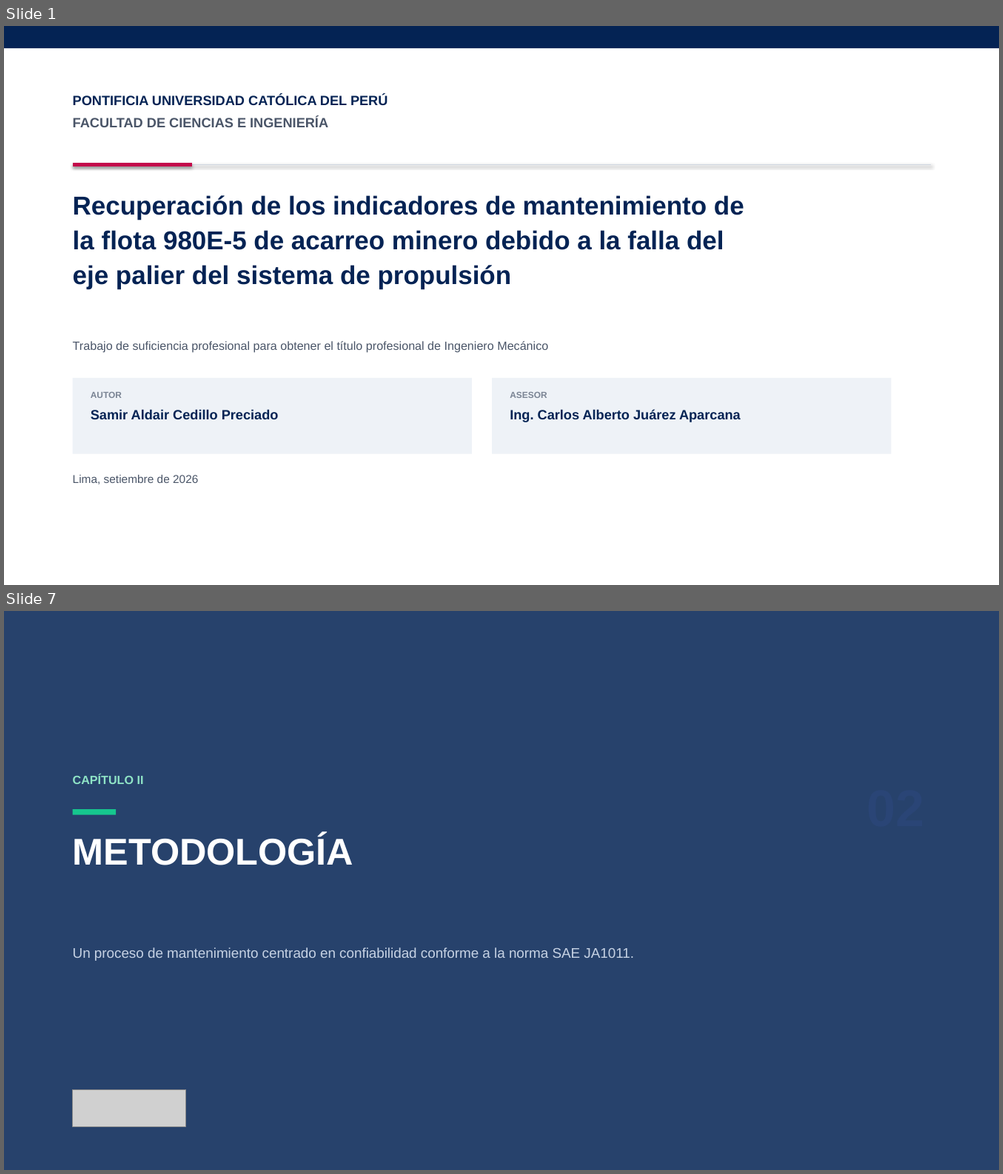
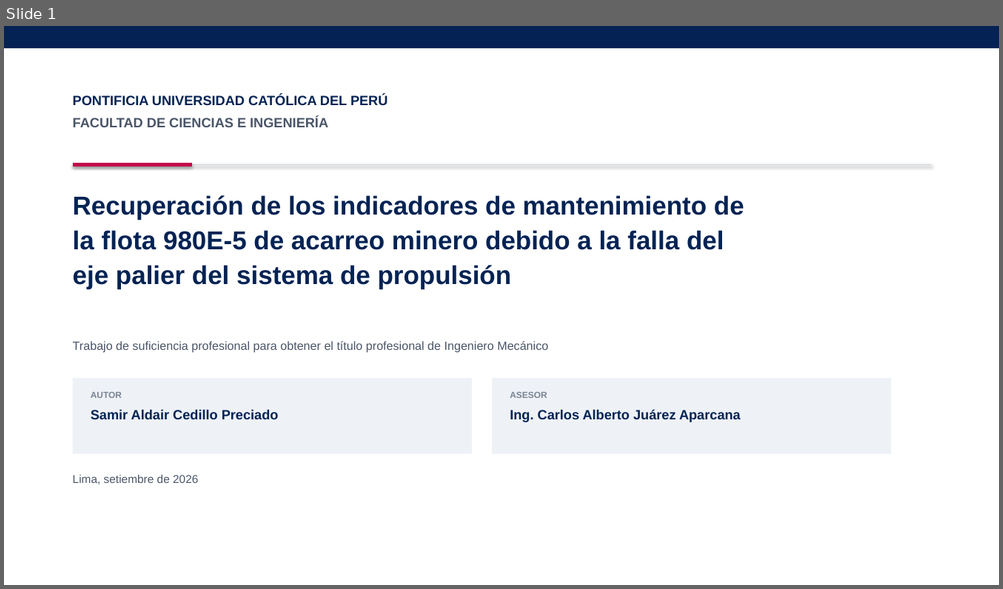
Before and after one commit to scedillo-wq/TSP, a slide deck: Sustentacion_TSP_Cedillo_PUCP.pptx. Shown one above the other, each under a label of ours: slides 1 and 7 before the commit, slide 1 after it; the slides between them are not shown. The pictures are 1003x1174 and 1003x589 pixels, drawn with LibreOffice and Linux fonts; fonts in the diff are those of the drawing; grey boxes stand for pictures; background and template pictures are left out. Boxes give left, top, right and bottom in pixels: in the first picture for what was removed or moved away, otherwise in the second. Text is boxed around its words. In the diff, an @@ line names an element or a change of style, - is before the commit and + after.

```diff
--- a/Sustentacion_TSP_Cedillo_PUCP.pptx
+++ b/Sustentacion_TSP_Cedillo_PUCP.pptx
@@ slide 7 removed at [4,611,999,1170], background #FFFFFF @@
@@ rectangle removed at [4,611,999,1170] @@
@@ text removed at [73,775,144,784] @@
-CAPÍTULO II
@@ rectangle removed at [73,809,116,815] @@
@@ text removed at [73,835,354,866] @@
-METODOLOGÍA
@@ text removed at [73,948,634,961] @@
-Un proceso de mantenimiento centrado en confiabilidad conforme a la norma SAE JA1011.
@@ picture removed at [73,1090,186,1128] @@
```
Also in this commit, not shown: 19 slides changed, 10 other slides removed.
